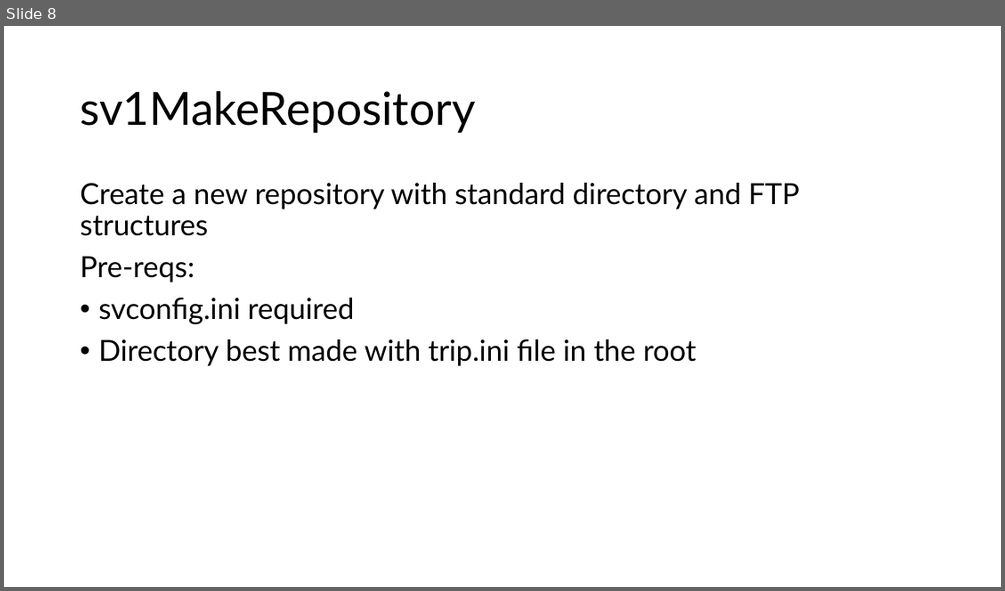
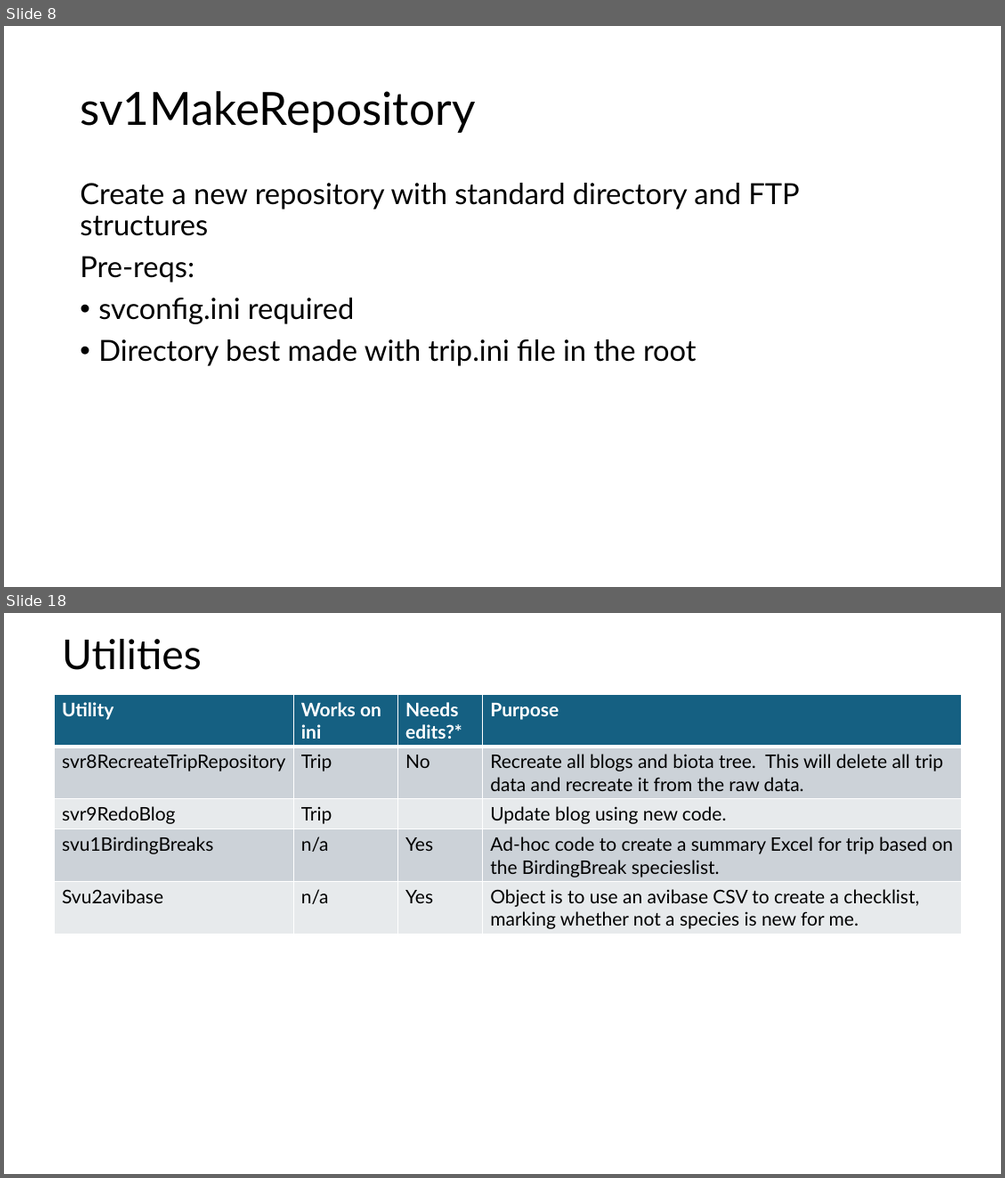
Before and after one commit to gilbert-houtekamer/SpeciesViewer, a slide deck: docs/SpeciesViewer architecture pictures.pptx. Shown one above the other, each under a label of ours: slide 8 before the commit, slides 8 and 18 after it; the slides between them are not shown. The pictures are 1005x591 and 1005x1178 pixels, drawn with LibreOffice and Linux fonts; fonts in the diff are those of the drawing. Boxes give left, top, right and bottom in pixels: in the first picture for what was removed or moved away, otherwise in the second. Text is boxed around its words. In the diff, an @@ line names an element or a change of style, - is before the commit and + after.

```diff
--- a/docs/SpeciesViewer architecture pictures.pptx
+++ b/docs/SpeciesViewer architecture pictures.pptx
@@ slide 18 added at (4, 613, 1001, 1174), background #FFFFFF @@
@@ title added at (62, 639, 202, 670), 39.6 pt, text #000000 @@
+Utilities
@@ table added at (55, 694, 962, 933), 5 rows, 4 columns @@
+Utility | Works on ini | Needs edits?* | Purpose
+svr8RecreateTripRepository | Trip | No | Recreate all blogs and biota tree. This will delete all trip data and recreate it from the raw data.
+svr9RedoBlog | Trip |  | Update blog using new code.
+svu1BirdingBreaks | n/a | Yes | Ad-hoc code to create a summary Excel for trip based on the BirdingBreak specieslist.
+Svu2avibase | n/a | Yes | Object is to use an avibase CSV to create a checklist, marking whether not a species is new for me.
```
Also in this commit, not shown: 1 slide changed, 11 other slides added, 35 other files.
